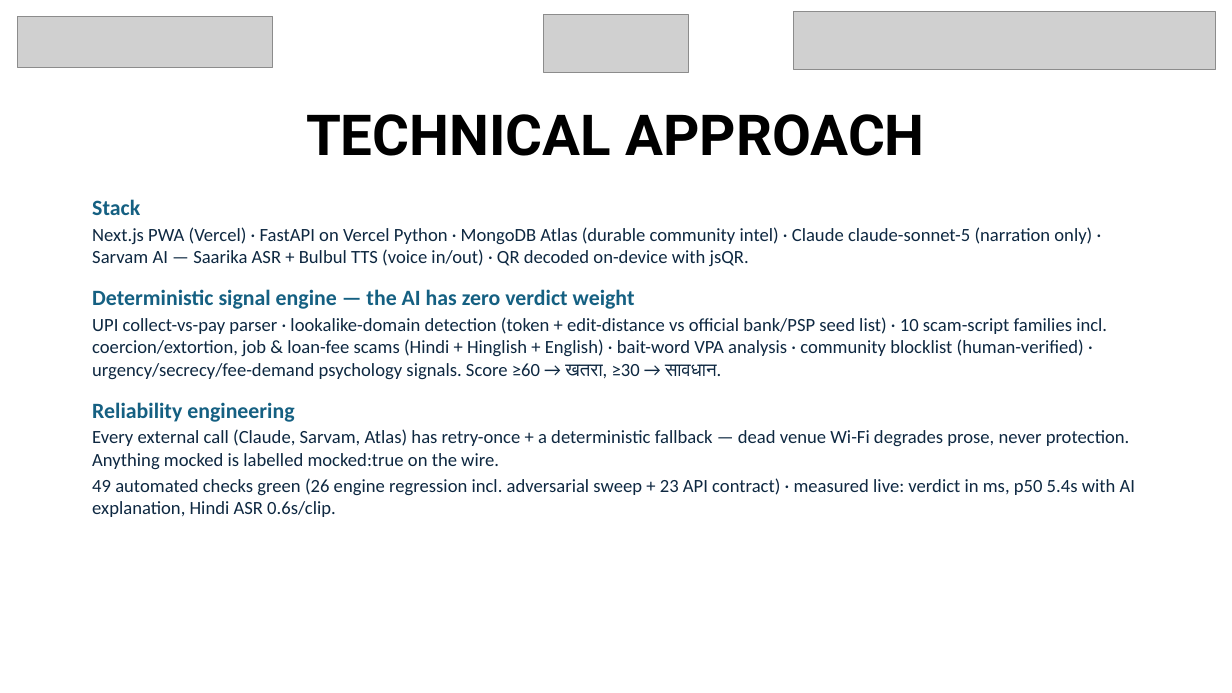
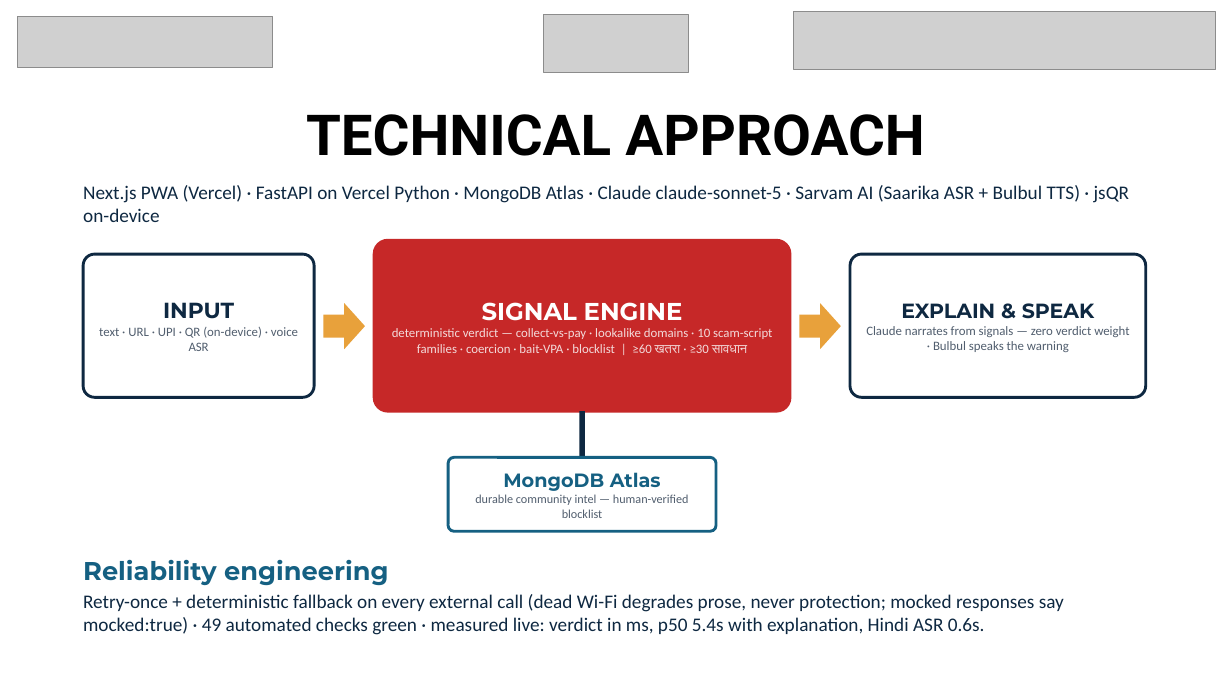
Before and after one commit to SaudSatopay/Dhaal, a slide deck: slide 3 of pitch/Dhaal-HackX-submission.pptx. Drawn at 1232x693 pixels with LibreOffice and Linux fonts; fonts in the diff are those of the drawing; grey boxes stand for pictures. Boxes give left, top, right and bottom in pixels: in the first picture for what was removed or moved away, otherwise in the second. Text is boxed around its words. In the diff, an @@ line names an element or a change of style, - is before the commit and + after.

```diff
--- a/pitch/Dhaal-HackX-submission.pptx
+++ b/pitch/Dhaal-HackX-submission.pptx
@@ text at (83,185,1129,222): text changed; size 14.5 to 15 pt @@
-Stack
-Next.js PWA (Vercel) · FastAPI on Vercel Python · MongoDB Atlas (durable community intel) · Claude claude-sonnet-5 (narration only) · Sarvam AI — Saarika ASR + Bulbul TTS (voice in/out) · QR decoded on-device with jsQR.
-Deterministic signal engine — the AI has zero verdict weight
-UPI collect-vs-pay parser · lookalike-domain detection (token + edit-distance vs official bank/PSP seed list) · 10 scam-script families incl. coercion/extortion, job & loan-fee scams (Hindi + Hinglish + English) · bait-word VPA analysis · community blocklist (human-verified) · urgency/secrecy/fee-demand psychology signals. Score ≥60 → खतरा, ≥30 → सावधान.
-Reliability engineering
-Every external call (Claude, Sarvam, Atlas) has retry-once + a deterministic fallback — dead venue Wi-Fi degrades prose, never protection. Anything mocked is labelled mocked:true on the wire.
-49 automated checks green (26 engine regression incl. adversarial sweep + 23 API contract) · measured live: verdict in ms, p50 5.4s with AI explanation, Hindi ASR 0.6s/clip.
+Next.js PWA (Vercel) · FastAPI on Vercel Python · MongoDB Atlas · Claude claude-sonnet-5 · Sarvam AI (Saarika ASR + Bulbul TTS) · jsQR on-device
@@ rounded rectangle added at (83,254,314,397), fill #FFFFFF, outline #0E2841 2.25 pt, 10 pt, text #515E6E @@
+INPUT
+text · URL · UPI · QR (on-device) · voice ASR
@@ rounded rectangle added at (374,240,790,411), fill #C62828, outline #C62828 2.25 pt, 10 pt, text #F3D9D9 @@
+SIGNAL ENGINE
+deterministic verdict — collect-vs-pay · lookalike domains · 10 scam-script families · coercion · bait-VPA · blocklist | ≥60 खतरा · ≥30 सावधान
@@ rounded rectangle added at (850,254,1146,397), fill #FFFFFF, outline #0E2841 2.25 pt, 10 pt, text #515E6E @@
+EXPLAIN & SPEAK
+Claude narrates from signals — zero verdict weight · Bulbul speaks the warning
@@ right arrow added at (323,303,365,349), fill #E8A13B @@
@@ right arrow added at (799,303,841,349), fill #E8A13B @@
@@ rectangle added at (579,411,585,457), fill #0E2841 @@
@@ rounded rectangle added at (448,457,716,531), fill #FFFFFF, outline #156082 2.25 pt, 9.5 pt, text #515E6E @@
+MongoDB Atlas
+durable community intel — human-verified blocklist
@@ text added at (83,559,1064,635), 15 pt, text #0E2841 @@
+Reliability engineering
+Retry-once + deterministic fallback on every external call (dead Wi-Fi degrades prose, never protection; mocked responses say mocked:true) · 49 automated checks green · measured live: verdict in ms, p50 5.4s with explanation, Hindi ASR 0.6s.
```
Also in this commit, not shown: 7 other slides changed, 1 other file.
